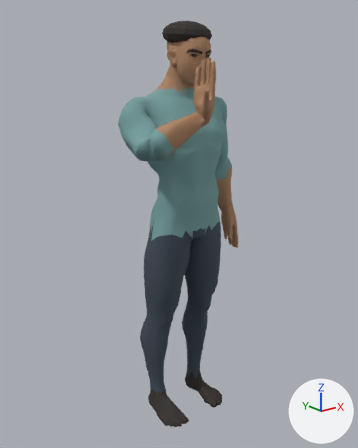
The glTF model public/assets/people/delhi-adult.glb as it was, and as the next commit left it.
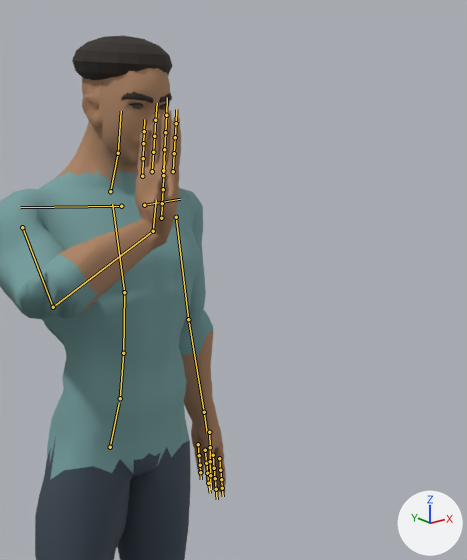
Each version is shown whole from a 50 mm lens placed at (-1.38, -1.668, 1.641), pointed at (-0.047, -0.001, 0.974), then close up on the part from 35% to 100% of the width and 1% to 63% of the height. The axes (+X, +Y, +Z) are drawn at lower right. The lights are the same throughout. The first two pictures are the older version. Both versions are drawn at frame 0 of the action 'drink'; the numbers are the values there. The bones that change, and the others that lie on the model, are drawn over the model as lines in the close-ups.

Names of what the first close-up shows: 'Cropped hair', 'SuperHero_Male' and 2 more.
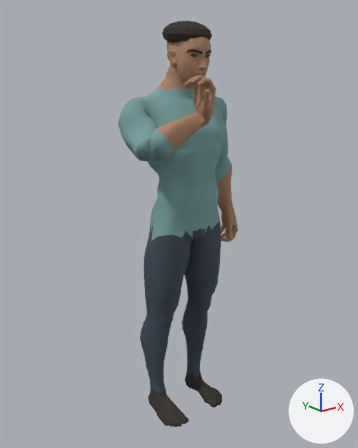
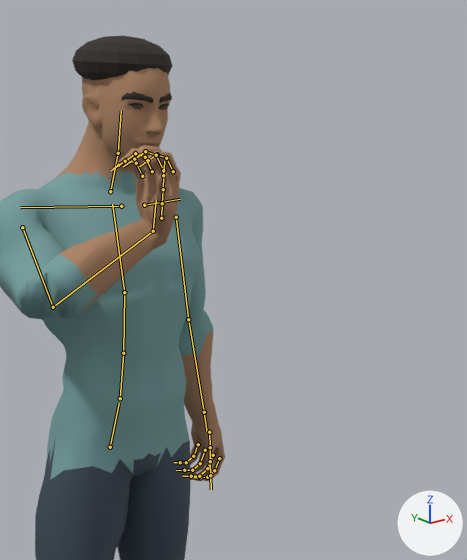
Where the change shows, as pixel boxes (x1, y1, x2, y2) in the close-ups (467 x 560 px):
'SuperHero_Male', posed
    before: (0, 68, 226, 560)
    after: (0, 68, 225, 560)
bone 'index_01_l', root to tip
    before: (219, 458) to (220, 470)
    after: (219, 458) to (214, 470)
bone 'index_02_l', root to tip
    before: (220, 470) to (221, 479)
    after: (214, 470) to (207, 477)
bone 'index_03_l', root to tip
    before: (221, 479) to (222, 488)
    after: (207, 477) to (200, 477)
bone 'middle_01_l', root to tip
    before: (213, 455) to (214, 468)
    after: (213, 455) to (207, 468)
bone 'middle_02_l', root to tip
    before: (214, 468) to (215, 478)
    after: (207, 468) to (199, 476)
bone 'middle_03_l', root to tip
    before: (215, 478) to (216, 489)
    after: (199, 476) to (191, 476)
bone 'pinky_01_l', root to tip
    before: (198, 444) to (199, 455)
    after: (198, 444) to (193, 456)
bone 'pinky_02_l', root to tip
    before: (199, 455) to (200, 465)
    after: (193, 456) to (186, 462)
bone 'pinky_03_l', root to tip
    before: (200, 465) to (200, 472)
    after: (186, 462) to (180, 462)
bone 'ring_01_l', root to tip
    before: (205, 450) to (206, 463)
    after: (205, 450) to (200, 463)
bone 'ring_02_l', root to tip
    before: (206, 463) to (207, 473)
    after: (200, 463) to (192, 470)
bone 'ring_03_l', root to tip
    before: (207, 473) to (208, 483)
    after: (192, 470) to (184, 470)
bone 'index_01_r', root to tip
    before: (173, 171) to (174, 153)
    after: (173, 171) to (166, 158)
bone 'index_02_r', root to tip
    before: (174, 153) to (175, 137)
    after: (166, 158) to (157, 154)
bone 'index_03_r', root to tip
    before: (175, 137) to (176, 123)
    after: (157, 154) to (148, 160)
bone 'middle_01_r', root to tip
    before: (163, 170) to (164, 149)
    after: (163, 170) to (156, 155)
bone 'middle_02_r', root to tip
    before: (164, 149) to (165, 132)
    after: (156, 155) to (145, 151)
bone 'middle_03_r', root to tip
    before: (165, 132) to (166, 115)
    after: (145, 151) to (134, 159)
bone 'pinky_01_r', root to tip
    before: (142, 176) to (143, 158)
    after: (142, 176) to (136, 163)
bone 'pinky_02_r', root to tip
    before: (143, 158) to (143, 143)
    after: (136, 163) to (126, 160)
bone 'pinky_03_r', root to tip
    before: (143, 143) to (144, 131)
    after: (126, 160) to (118, 165)
bone 'ring_01_r', root to tip
    before: (152, 171) to (153, 152)
    after: (152, 171) to (145, 157)
bone 'ring_02_r', root to tip
    before: (153, 152) to (154, 136)
    after: (145, 157) to (135, 153)
bone 'ring_03_r', root to tip
    before: (154, 136) to (155, 120)
    after: (135, 153) to (125, 161)

The change, as a list of edits to the scene's bpy script:
```text
Change bone_index_01_l:
    where bone_index_01_l = bpy.data.objects['Armature'].pose.bones['index_01_l']  # child of 'hand_l'
    bone_index_01_l.rotation_quaternion: (1.0, 0.0, 0.0, 0.0) -> (0.948, 0.319, 0.0, 0.0)  # degrees (0, 0, 0) -> degrees (37, 0, 0)
Change bone_index_02_l:
    where bone_index_02_l = bpy.data.objects['Armature'].pose.bones['index_02_l']  # child of 'index_01_l'
    bone_index_02_l.rotation_quaternion: (1.0, 0.0, 0.0, 0.0) -> (0.948, 0.319, 0.0, 0.0)  # degrees (0, 0, 0) -> degrees (37, 0, 0)
Change bone_index_03_l:
    where bone_index_03_l = bpy.data.objects['Armature'].pose.bones['index_03_l']  # child of 'index_02_l'
    bone_index_03_l.rotation_quaternion: (1.0, 0.0, 0.0, 0.0) -> (0.948, 0.319, 0.0, 0.0)  # degrees (0, 0, 0) -> degrees (37, 0, 0)
Change bone_middle_01_l:
    where bone_middle_01_l = bpy.data.objects['Armature'].pose.bones['middle_01_l']  # child of 'hand_l'
    bone_middle_01_l.rotation_quaternion: (1.0, 0.0, 0.0, 0.0) -> (0.948, 0.319, 0.0, 0.0)  # degrees (0, 0, 0) -> degrees (37, 0, 0)
Change bone_middle_02_l:
    where bone_middle_02_l = bpy.data.objects['Armature'].pose.bones['middle_02_l']  # child of 'middle_01_l'
    bone_middle_02_l.rotation_quaternion: (1.0, 0.0, 0.0, 0.0) -> (0.948, 0.319, 0.0, 0.0)  # degrees (0, 0, 0) -> degrees (37, 0, 0)
Change bone_middle_03_l:
    where bone_middle_03_l = bpy.data.objects['Armature'].pose.bones['middle_03_l']  # child of 'middle_02_l'
    bone_middle_03_l.rotation_quaternion: (1.0, 0.0, 0.0, 0.0) -> (0.948, 0.319, 0.0, 0.0)  # degrees (0, 0, 0) -> degrees (37, 0, 0)
Change bone_pinky_01_l:
    where bone_pinky_01_l = bpy.data.objects['Armature'].pose.bones['pinky_01_l']  # child of 'hand_l'
    bone_pinky_01_l.rotation_quaternion: (1.0, 0.0, 0.0, 0.0) -> (0.948, 0.319, 0.0, 0.0)  # degrees (0, 0, 0) -> degrees (37, 0, 0)
Change bone_pinky_02_l:
    where bone_pinky_02_l = bpy.data.objects['Armature'].pose.bones['pinky_02_l']  # child of 'pinky_01_l'
    bone_pinky_02_l.rotation_quaternion: (1.0, 0.0, 0.0, 0.0) -> (0.948, 0.319, 0.0, 0.0)  # degrees (0, 0, 0) -> degrees (37, 0, 0)
Change bone_pinky_03_l:
    where bone_pinky_03_l = bpy.data.objects['Armature'].pose.bones['pinky_03_l']  # child of 'pinky_02_l'
    bone_pinky_03_l.rotation_quaternion: (1.0, 0.0, 0.0, 0.0) -> (0.948, 0.319, 0.0, 0.0)  # degrees (0, 0, 0) -> degrees (37, 0, 0)
Change bone_ring_01_l:
    where bone_ring_01_l = bpy.data.objects['Armature'].pose.bones['ring_01_l']  # child of 'hand_l'
    bone_ring_01_l.rotation_quaternion: (1.0, 0.0, 0.0, 0.0) -> (0.948, 0.319, 0.0, 0.0)  # degrees (0, 0, 0) -> degrees (37, 0, 0)
Change bone_ring_02_l:
    where bone_ring_02_l = bpy.data.objects['Armature'].pose.bones['ring_02_l']  # child of 'ring_01_l'
    bone_ring_02_l.rotation_quaternion: (1.0, 0.0, 0.0, 0.0) -> (0.948, 0.319, 0.0, 0.0)  # degrees (0, 0, 0) -> degrees (37, 0, 0)
Change bone_ring_03_l:
    where bone_ring_03_l = bpy.data.objects['Armature'].pose.bones['ring_03_l']  # child of 'ring_02_l'
    bone_ring_03_l.rotation_quaternion: (1.0, 0.0, 0.0, 0.0) -> (0.948, 0.319, 0.0, 0.0)  # degrees (0, 0, 0) -> degrees (37, 0, 0)
Change bone_index_01_r:
    where bone_index_01_r = bpy.data.objects['Armature'].pose.bones['index_01_r']  # child of 'hand_r'
    bone_index_01_r.rotation_quaternion: (1.0, 0.0, 0.0, 0.0) -> (0.948, 0.319, 0.0, 0.0)  # degrees (0, 0, 0) -> degrees (37, 0, 0)
Change bone_index_02_r:
    where bone_index_02_r = bpy.data.objects['Armature'].pose.bones['index_02_r']  # child of 'index_01_r'
    bone_index_02_r.rotation_quaternion: (1.0, 0.0, 0.0, 0.0) -> (0.948, 0.319, 0.0, 0.0)  # degrees (0, 0, 0) -> degrees (37, 0, 0)
Change bone_index_03_r:
    where bone_index_03_r = bpy.data.objects['Armature'].pose.bones['index_03_r']  # child of 'index_02_r'
    bone_index_03_r.rotation_quaternion: (1.0, 0.0, 0.0, 0.0) -> (0.948, 0.319, 0.0, 0.0)  # degrees (0, 0, 0) -> degrees (37, 0, 0)
Change bone_middle_01_r:
    where bone_middle_01_r = bpy.data.objects['Armature'].pose.bones['middle_01_r']  # child of 'hand_r'
    bone_middle_01_r.rotation_quaternion: (1.0, 0.0, 0.0, 0.0) -> (0.948, 0.319, 0.0, 0.0)  # degrees (0, 0, 0) -> degrees (37, 0, 0)
Change bone_middle_02_r:
    where bone_middle_02_r = bpy.data.objects['Armature'].pose.bones['middle_02_r']  # child of 'middle_01_r'
    bone_middle_02_r.rotation_quaternion: (1.0, 0.0, 0.0, 0.0) -> (0.948, 0.319, 0.0, 0.0)  # degrees (0, 0, 0) -> degrees (37, 0, 0)
Change bone_middle_03_r:
    where bone_middle_03_r = bpy.data.objects['Armature'].pose.bones['middle_03_r']  # child of 'middle_02_r'
    bone_middle_03_r.rotation_quaternion: (1.0, 0.0, 0.0, 0.0) -> (0.948, 0.319, 0.0, 0.0)  # degrees (0, 0, 0) -> degrees (37, 0, 0)
Change bone_pinky_01_r:
    where bone_pinky_01_r = bpy.data.objects['Armature'].pose.bones['pinky_01_r']  # child of 'hand_r'
    bone_pinky_01_r.rotation_quaternion: (1.0, 0.0, 0.0, 0.0) -> (0.948, 0.319, 0.0, 0.0)  # degrees (0, 0, 0) -> degrees (37, 0, 0)
Change bone_pinky_02_r:
    where bone_pinky_02_r = bpy.data.objects['Armature'].pose.bones['pinky_02_r']  # child of 'pinky_01_r'
    bone_pinky_02_r.rotation_quaternion: (1.0, 0.0, 0.0, 0.0) -> (0.948, 0.319, 0.0, 0.0)  # degrees (0, 0, 0) -> degrees (37, 0, 0)
Change bone_pinky_03_r:
    where bone_pinky_03_r = bpy.data.objects['Armature'].pose.bones['pinky_03_r']  # child of 'pinky_02_r'
    bone_pinky_03_r.rotation_quaternion: (1.0, 0.0, 0.0, 0.0) -> (0.948, 0.319, 0.0, 0.0)  # degrees (0, 0, 0) -> degrees (37, 0, 0)
Change bone_ring_01_r:
    where bone_ring_01_r = bpy.data.objects['Armature'].pose.bones['ring_01_r']  # child of 'hand_r'
    bone_ring_01_r.rotation_quaternion: (1.0, 0.0, 0.0, 0.0) -> (0.948, 0.319, 0.0, 0.0)  # degrees (0, 0, 0) -> degrees (37, 0, 0)
Change bone_ring_02_r:
    where bone_ring_02_r = bpy.data.objects['Armature'].pose.bones['ring_02_r']  # child of 'ring_01_r'
    bone_ring_02_r.rotation_quaternion: (1.0, 0.0, 0.0, 0.0) -> (0.948, 0.319, 0.0, 0.0)  # degrees (0, 0, 0) -> degrees (37, 0, 0)
Change bone_ring_03_r:
    where bone_ring_03_r = bpy.data.objects['Armature'].pose.bones['ring_03_r']  # child of 'ring_02_r'
    bone_ring_03_r.rotation_quaternion: (1.0, 0.0, 0.0, 0.0) -> (0.948, 0.319, 0.0, 0.0)  # degrees (0, 0, 0) -> degrees (37, 0, 0)
```
